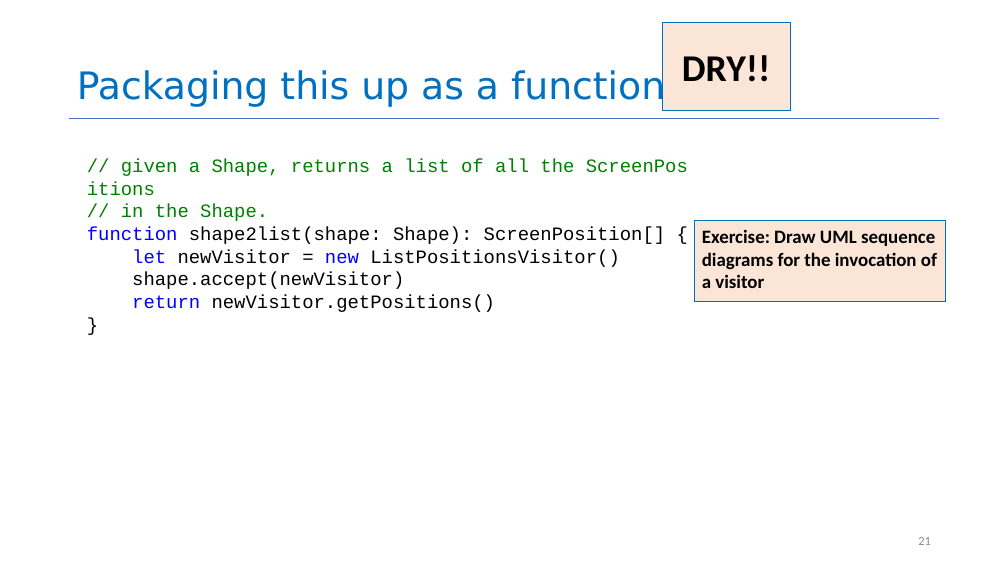
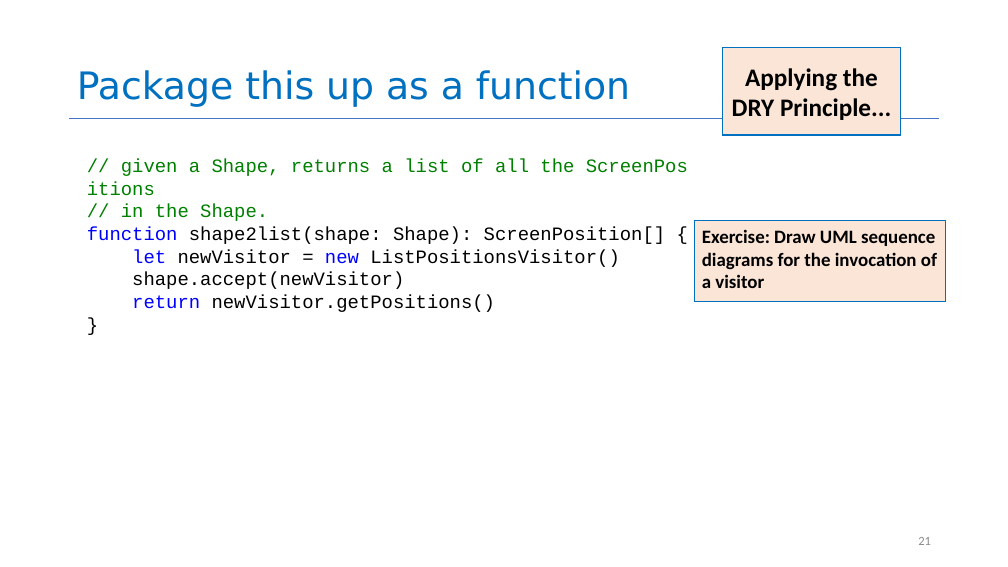
Before and after one commit to neu-se/CS4530-CS5500-Spring-2021, a slide deck: slide 21 of Slides/Lesson 2.4 Design Patterns (contd).pptx. Drawn at 1008x567 pixels with LibreOffice and Linux fonts; fonts in the diff are those of the drawing. Boxes give left, top, right and bottom in pixels: in the first picture for what was removed or moved away, otherwise in the second. Text is boxed around its words. In the diff, an @@ line names an element or a change of style, - is before the commit and + after.

```diff
--- a/Slides/Lesson 2.4 Design Patterns (contd).pptx
+++ b/Slides/Lesson 2.4 Design Patterns (contd).pptx
@@ rectangle "Applying the DRY Principle...": place and size @@
-rectangle "Applying the DRY Principle..." at <box>662,23,790,110</box>
+rectangle "Applying the DRY Principle..." at <box>723,48,901,135</box>
@@ title at <box>77,70,630,107</box>: text changed @@
-Packaging this up as a function
+Package this up as a function
@@ text in rectangle at <box>732,68,891,120</box>: text changed; size 36 to 24 pt @@
-DRY!!
+Applying the DRY Principle...
```
Also in this commit, not shown: 7 other slides changed, 18 other files.
